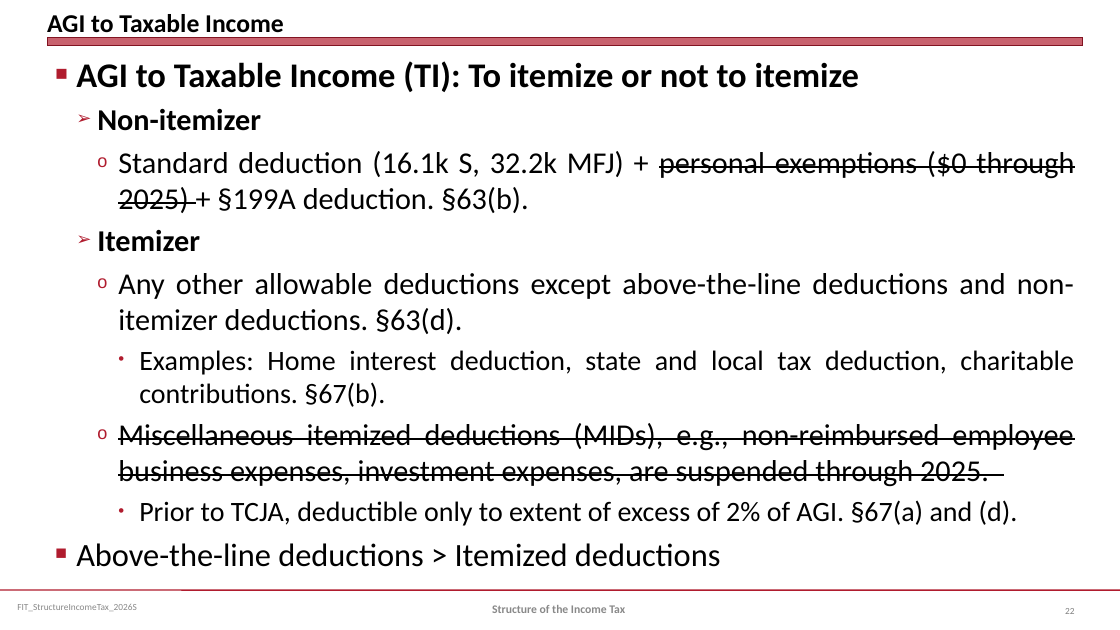
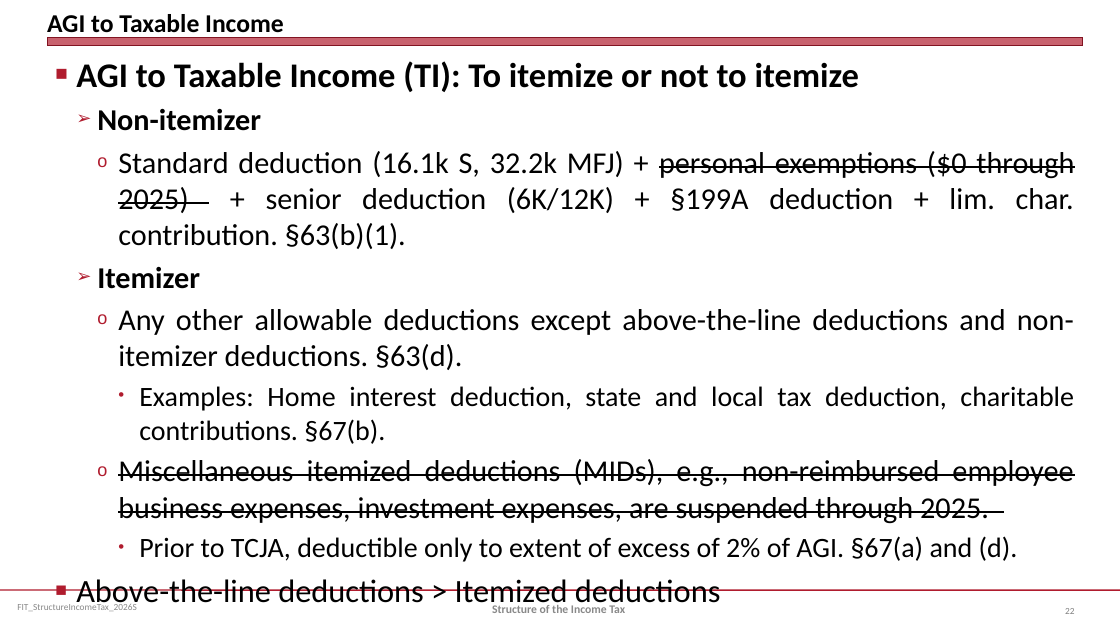
Before and after one commit to jmc877/Fed-Income-Tax, a slide deck: slide 22 of slides/FIT_StructureIncomeTax_2026S.pptx. Drawn at 1120x630 pixels with LibreOffice and Linux fonts; fonts in the diff are those of the drawing. Boxes give left, top, right and bottom in pixels: in the first picture for what was removed or moved away, otherwise in the second. Text is boxed around its words. In the diff, an @@ line names an element or a change of style, - is before the commit and + after.

```diff
--- a/slides/FIT_StructureIncomeTax_2026S.pptx
+++ b/slides/FIT_StructureIncomeTax_2026S.pptx
@@ text at [118, 151, 1074, 249]: text changed @@
-    o Standard deduction (16.1k S, 32.2k MFJ) + personal exemptions ($0 through 2025) + §199A deduction. §63(b).
+    o Standard deduction (16.1k S, 32.2k MFJ) + personal exemptions ($0 through 2025) + senior deduction (6K/12K) + §199A deduction + lim. char. contribution. §63(b)(1).
```
Also in this commit, not shown: 4 other slides changed, 3 other files.
